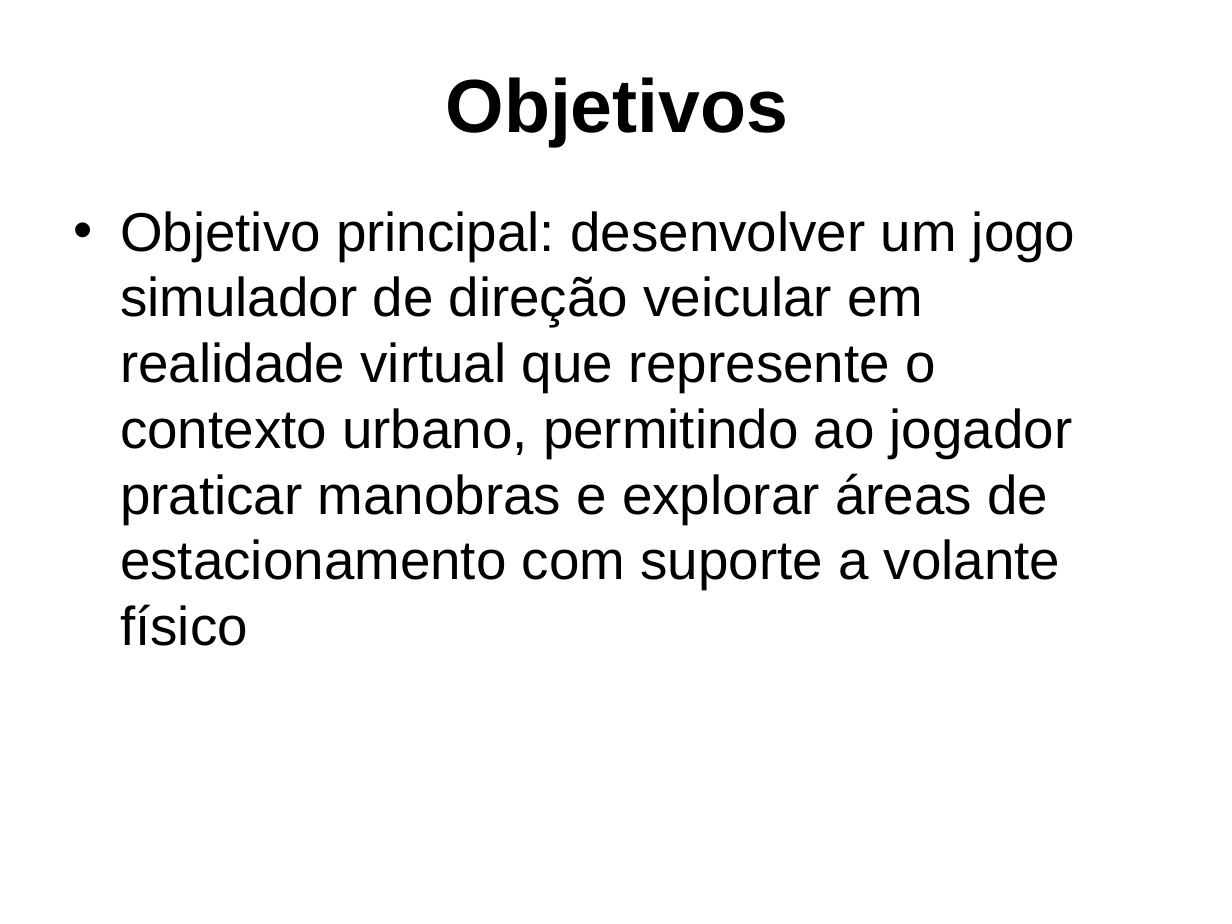
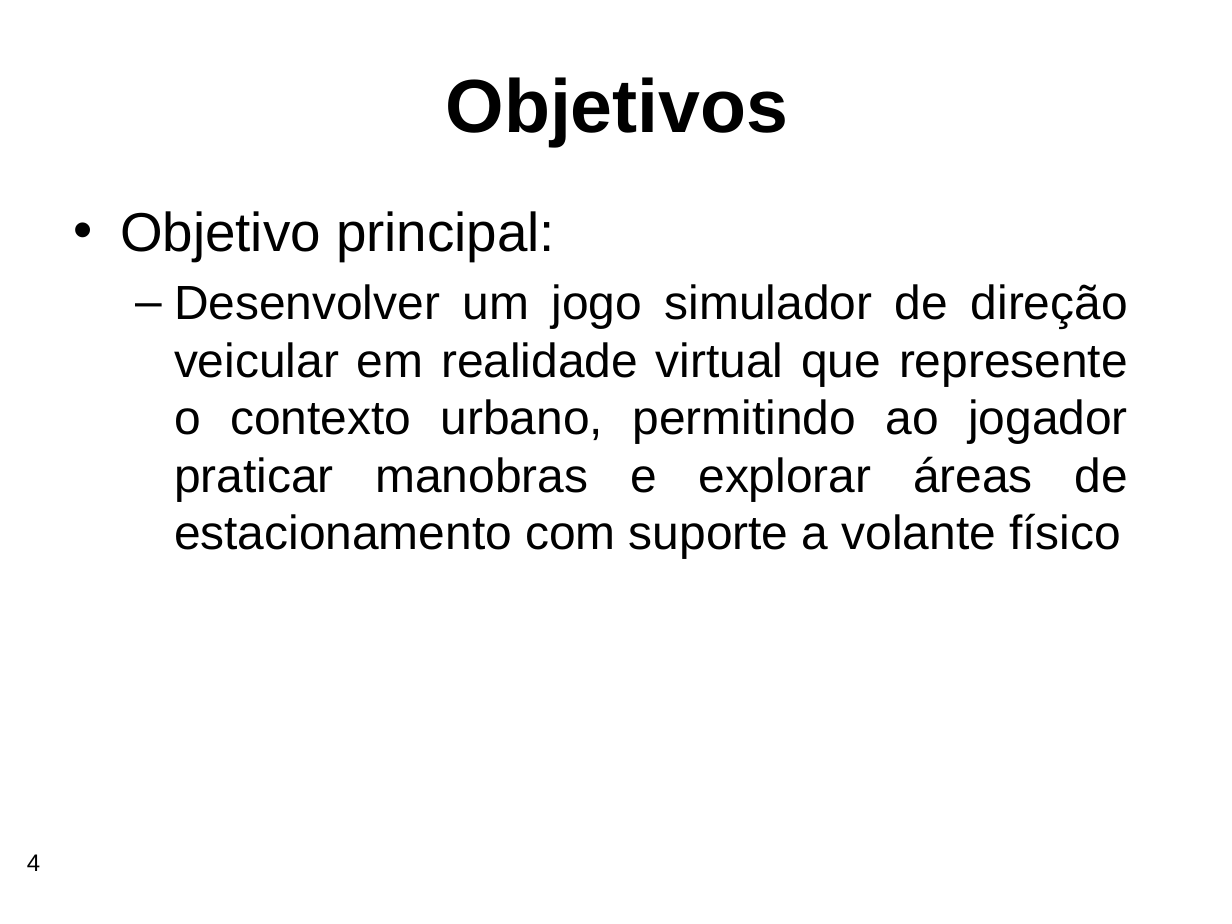
Before and after one commit to gustavobruder/furb-bcc-tcc-2026, a slide deck: slide 4 of Documentos/Apresentacao-TCC-BCC-GustavoBaroniBruder.pptx. Drawn at 1232x924 pixels with LibreOffice and Linux fonts; fonts in the diff are those of the drawing; background and template pictures are left out. Boxes give left, top, right and bottom in pixels: in the first picture for what was removed or moved away, otherwise in the second. Text is boxed around its words. In the diff, an @@ line names an element or a change of style, - is before the commit and + after.

```diff
--- a/Documentos/Apresentacao-TCC-BCC-GustavoBaroniBruder.pptx
+++ b/Documentos/Apresentacao-TCC-BCC-GustavoBaroniBruder.pptx
@@ text at [120,211,1128,558]: text changed; size 32 to 28 pt @@
-• Objetivo principal: desenvolver um jogo simulador de direção veicular em realidade virtual que represente o contexto urbano, permitindo ao jogador praticar manobras e explorar áreas de estacionamento com suporte a volante físico
+• Objetivo principal:
+  – Desenvolver um jogo simulador de direção veicular em realidade virtual que represente o contexto urbano, permitindo ao jogador praticar manobras e explorar áreas de estacionamento com suporte a volante físico
@@ page number added at [27,854,40,871], 14 pt, text #000000 @@
+4
```
Also in this commit, not shown: 27 other slides changed, 16 slides added, 3 slides removed, 1 other file.
